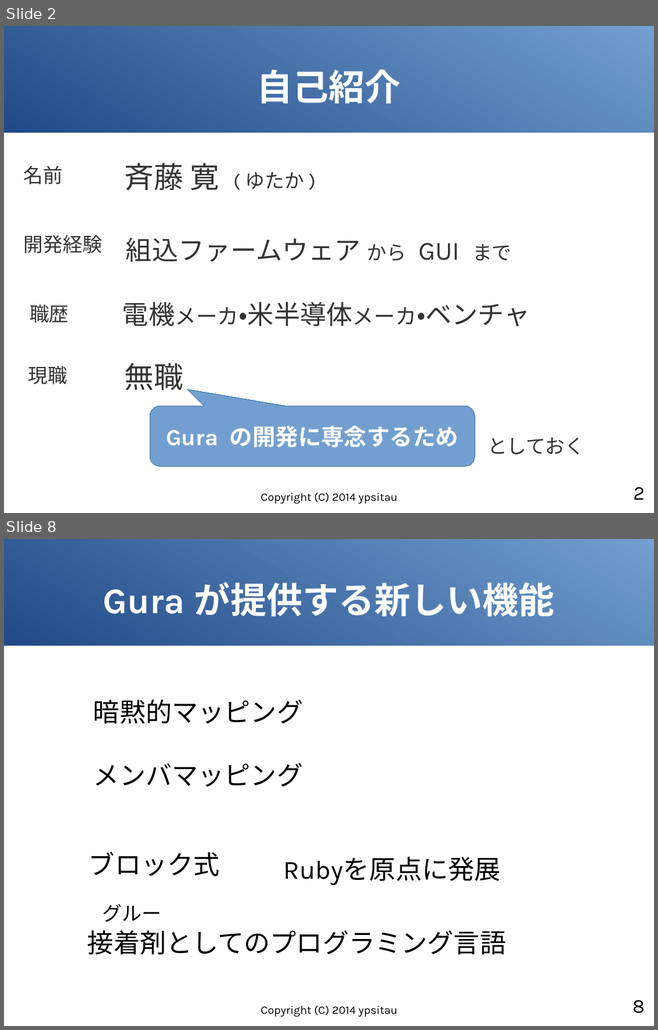
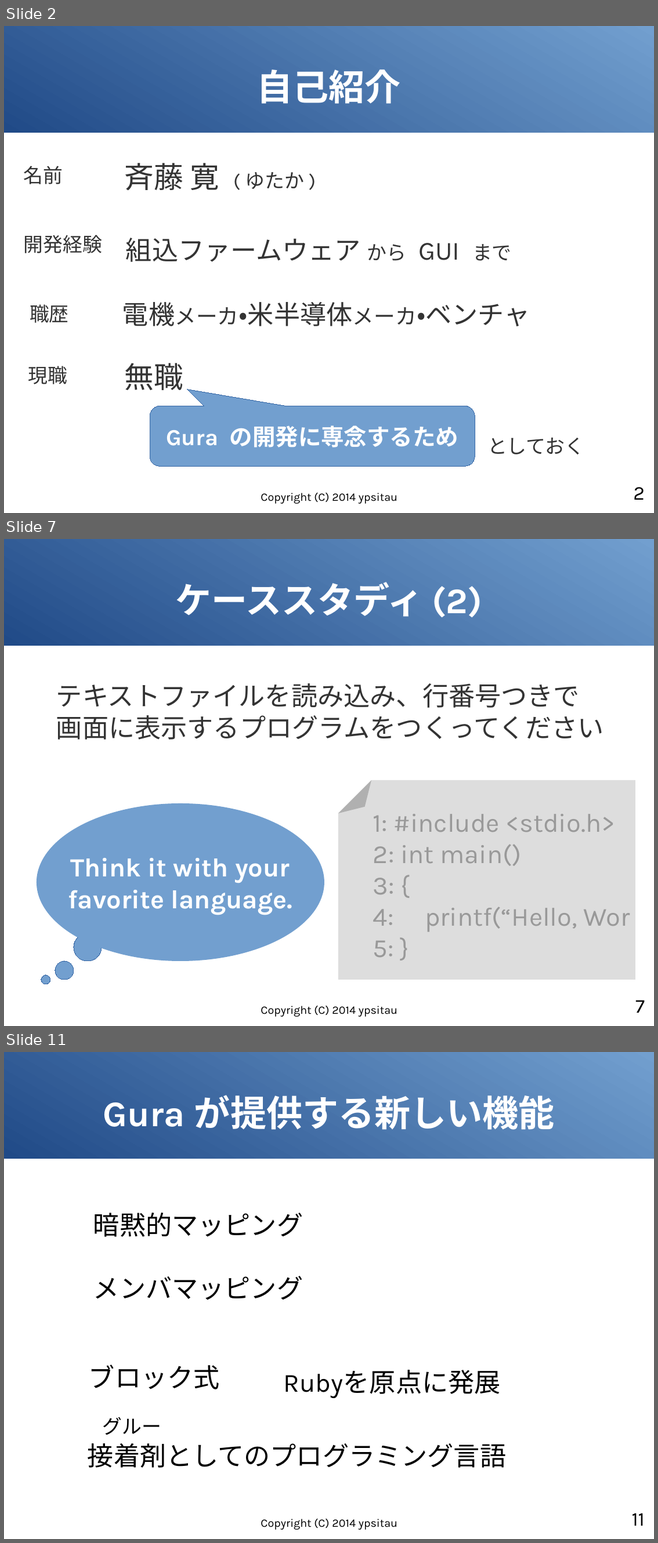
Before and after one commit to gura-lang/gura-doc, a slide deck: presentation/gura-introduction.odp. Shown one above the other, each under a label of ours: slides 2 and 8 before the commit, slides 2, 7 and 11 after it; the slides between them are not shown. The pictures are 658x1030 and 658x1543 pixels, drawn with LibreOffice and Linux fonts; fonts in the diff are those of the drawing. Boxes give left, top, right and bottom in pixels: in the first picture for what was removed or moved away, otherwise in the second. Text is boxed around its words. In the diff, an @@ line names an element or a change of style, - is before the commit and + after.

```diff
--- a/presentation/gura-introduction.odp
+++ b/presentation/gura-introduction.odp
@@ slide 7 added at <box>4,539,654,1026</box>, background #FFFFFF; not listed: 1 template element that a slide beside it also shows @@
@@ title added at <box>175,582,482,617</box>, 44 pt, text #FFFFFF, bold @@
+ケーススタディ (2)
@@ text added at <box>56,683,604,740</box>, 32 pt, text #333333 @@
+テキストファイルを読み込み、行番号つきで
+画面に表示するプログラムをつくってください
@@ folded corner added at <box>338,780,635,980</box>, fill #DDDDDD @@
@@ ellipse added at <box>36,803,324,962</box>, fill #729FCF, 32 pt, text #FFFFFF, bold @@
+Think it with your
+favorite language.
@@ text added at <box>373,814,629,957</box>, 32 pt, text #999999 @@
+1: #include <stdio.h>
+2: int main()
+3: {
+4: printf(“Hello, Wor
+5: }
@@ ellipse added at <box>74,933,101,961</box>, fill #729FCF, outline #3465A4 0 pt @@
@@ ellipse added at <box>55,962,74,980</box>, fill #729FCF, outline #3465A4 0 pt @@
@@ ellipse added at <box>41,975,50,984</box>, fill #729FCF, outline #3465A4 0 pt @@
@@ text added at <box>260,1006,397,1017</box>, 14 pt, text #000000 @@
+Copyright (C) 2014 ypsitau
@@ page number added at <box>635,1000,644,1013</box>, 24 pt, text #000000 @@
+7
@@ what was slide 8 is now slide 11 @@
@@ page number at <box>632,1513,644,1526</box>: text changed @@
-8
+11
```
Also in this commit, not shown: 5 slides changed, 3 other slides added, 1 slide removed.
